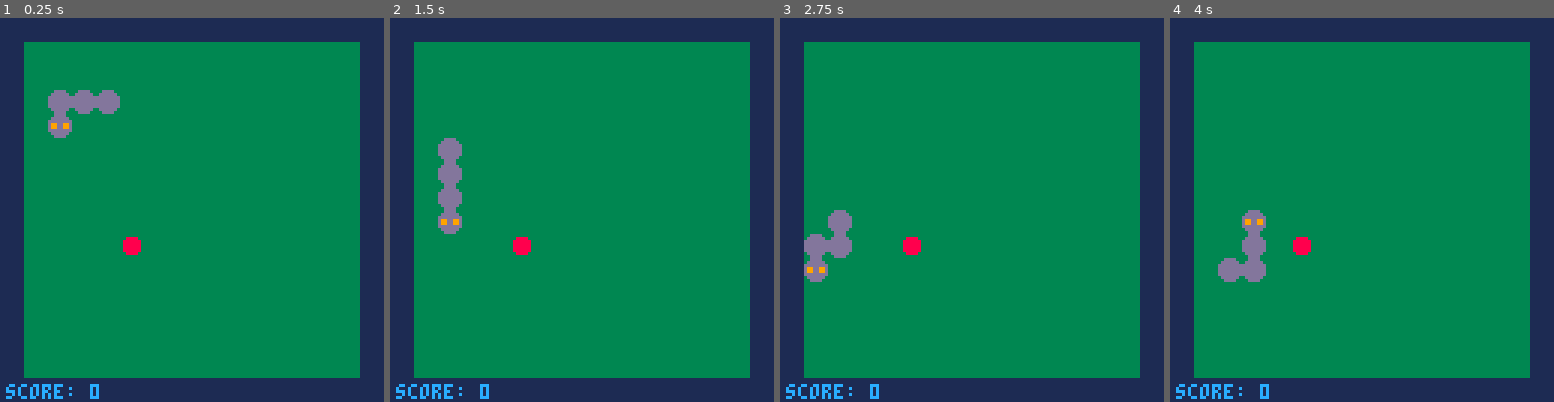
Above: before the commit, frames 1-4 (left to right).
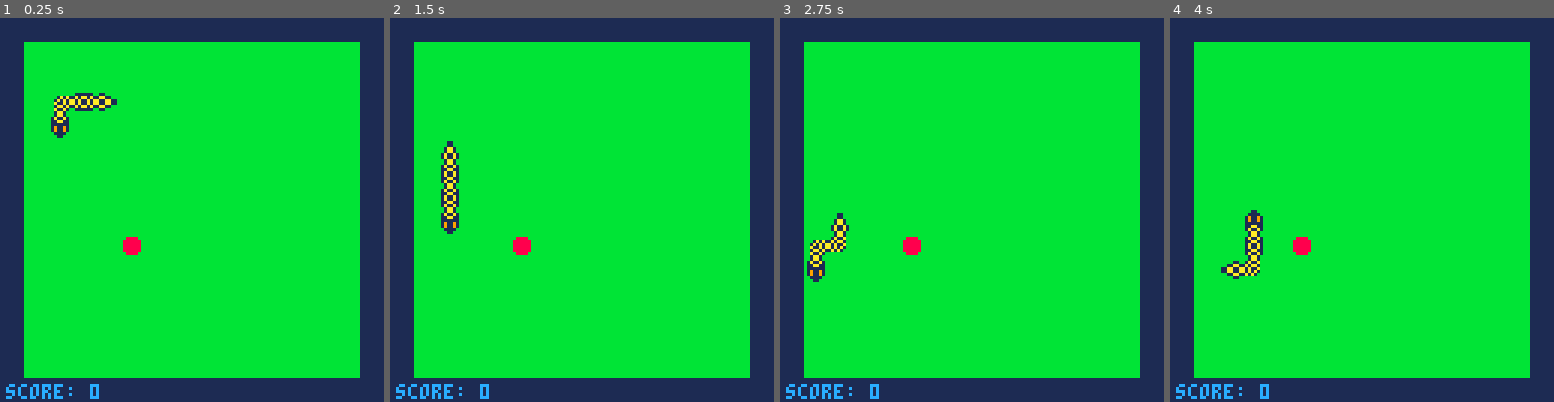
Above: after the commit, the same moments.

Repository: StefanoBisi/pico8-games
Game: PICO-8 cartridge sn8.p8
Two runs of this game, one before a commit and one after it. Both use one fixed random seed, a clock stepped at 60 frames per second and the inputs below.
Inputs:
- Up to frame 1 (0.25 s): no input
- Up to frame 2 (1.5 s): no input
- Up to frame 3 (2.75 s): hold Left 1.97-2.37 s; hold Down from 2.42 s (still down)
- Up to frame 4 (4 s): release Down at 2.82 s; hold Right 2.87-3.53 s; hold Up from 3.58 s (still down)

The runs differ from the first frame. In frame 1, 76% of the frame differs, in the area x 6-94%, y 6-94%; in frame 2, 76%; in frame 3, 76%; in frame 4, 76%.

Commit message:
SN8: improved the snake's graphic

Diff:
--- a/sn8.p8
+++ b/sn8.p8
@@ -3,11 +3,11 @@
 __lua__
 #include src/sn8.lua
 __gfx__
-33dddd3333dddd333333333333333333000000000000000000000000000000000000000000000000000000000000000000000000000000000000000000000000
-3dddddd33dddddd33388883333aaaa33000000000000000000000000000000000000000000000000000000000000000000000000000000000000000000000000
-dddddddddddddddd388888833aaaaaa3000000000000000000000000000000000000000000000000000000000000000000000000000000000000000000000000
-d99dd99ddddddddd388888833aaaaaa3000000000000000000000000000000000000000000000000000000000000000000000000000000000000000000000000
-d99dd99ddddddddd388888833aaaaaa3000000000000000000000000000000000000000000000000000000000000000000000000000000000000000000000000
-dddddddddddddddd388888833aaaaaa3000000000000000000000000000000000000000000000000000000000000000000000000000000000000000000000000
-3dddddd33dddddd33388883333aaaa33000000000000000000000000000000000000000000000000000000000000000000000000000000000000000000000000
-33dddd3333dddd333333333333333333000000000000000000000000000000000000000000000000000000000000000000000000000000000000000000000000
+bbbbbbbbbbbbbbbbbbbbbbbbbbbbbbbbbbbbbbbbb555555bbb1aa1bbbbb11bbbbbbbbbbbbb1aa1bb000000000000000000000000000000000000000000000000
+bb11111bb111111bbb8888bbbbaaaabbbbbbbbbb55555555b1a11a1bbb1111bbb11bbbbbb1a11a1b000000000000000000000000000000000000000000000000
+b19911a11a1aa1a1b888888bbaaaaaab1a1a1bbb55555555b11aa11bb191191b1aa11bbbb1a11a1b000000000000000000000000000000000000000000000000
+11111a1aa1a11a1ab888888bbaaaaaaba1a1a1bb55555555b1a11a1bb191191ba11aa11bbb1aa1bb000000000000000000000000000000000000000000000000
+11111a1aa1a11a1ab888888bbaaaaaaba1a11abb55555555b1a11a1bb111111ba11aa11bbb1aa1bb000000000000000000000000000000000000000000000000
+b19911a11a1aa1a1b888888bbaaaaaab1a1aa1bb55555555b11aa11bb11aa11b1aa11bbbbbb11bbb000000000000000000000000000000000000000000000000
+bb11111bb111111bbb8888bbbbaaaabbb1a11abb55555555b1a11a1bb1a11a1bb11bbbbbbbb11bbb000000000000000000000000000000000000000000000000
+bbbbbbbbbbbbbbbbbbbbbbbbbbbbbbbbbb1aa1bbb555555bbb1aa1bbbb1aa1bbbbbbbbbbbbbbbbbb000000000000000000000000000000000000000000000000
--- a/src/sn8.lua
+++ b/src/sn8.lua
@@ -5,12 +5,12 @@
 function generate_fruit()
   -- The fruit kind is used also to determine its sprite
   fruit={}
-  fruit.kind = 2 -- red kind, the default
+  fruit.kind = red_fruit_sprite -- the default
   golden_fruit_counter = 0
   if score > 0 and score % 9 == 0 then
     -- Sometimes a golden fruit might be generated
     if (flr(rnd(9)) +1) % 3 == 0 then
-      fruit.kind = 3
+      fruit.kind = golden_fruit_sprite
       golden_fruit_counter = 150 -- Roughly 5 seconds to get the golden fruit
     end
   end
@@ -36,12 +36,22 @@
 end
 
 function _init()
+  snake_head_h_sprite = 0
+  snake_head_v_sprite = 7
+  snake_body_h_sprite = 1
+  snake_body_v_sprite = 6
+  snake_body_d_sprite = 4
+  snake_tail_h_sprite = 8
+  snake_tail_v_sprite = 9
+  red_fruit_sprite = 2
+  golden_fruit_sprite = 3
+  wall_sprite = 5
   head={x=16, y=32}
   tail={}
   add(tail, {x=16,y=24})
   add(tail, {x=24,y=24})
   add(tail, {x=32,y=24})
-  dir={x=0, y=8}
+  snake_direction={x=0, y=8}
   speed=11
   move_counter=0
   score=0
@@ -53,9 +63,9 @@
   dest.y = source.y
 end
 
-function _update()
+function update_game()
   if gameover then
-    dir={x=0, y=0}
+    snake_direction={x=0, y=0}
     return
   end
   -- check input
@@ -64,19 +74,19 @@
   -- the head should go
   --    left
   if btn(0) and tail[1].x >= head.x then
-    dir={x=-8, y=0}
+    snake_direction={x=-8, y=0}
   end
   --    right
   if btn(1) and tail[1].x <= head.x then
-    dir={x=8, y=0}
+    snake_direction={x=8, y=0}
   end
   --    up
   if btn(2) and tail[1].y >= head.y then
-    dir={x=0, y=-8}
+    snake_direction={x=0, y=-8}
   end
   --    down
   if btn(3) and tail[1].y <= head.y then
-    dir={x=0, y=8}
+    snake_direction={x=0, y=8}
   end
   -- update the position
   -- Increases the move counter
@@ -97,8 +107,8 @@
     end
     copy_pos(head, tail[1])
     -- update head position
-    head.x += dir.x
-    head.y += dir.y
+    head.x += snake_direction.x
+    head.y += snake_direction.y
     -- add new part of tail
     if new_tail then add(tail, new_tail) end
   end
@@ -119,7 +129,7 @@
   if hit(head, fruit) then
     -- Red fruits (sprite 2) grant 3 point
     -- Gellow fruits (sprite 3) grant 9 point
-    score += ((fruit.kind==2)
+    score += ((fruit.kind == red_fruit_sprite)
       and 3 or 9
     )
     generate_fruit()
@@ -139,10 +149,101 @@
   end
 end
 
+function _update()
+  update_game()
+end
+
+function draw_snake()
+  if head.y == tail[1].y and head.x < tail[1].x then
+    spr(snake_head_h_sprite, head.x, head.y) -- left
+  elseif head.y == tail[1].y and head.x > tail[1].x then
+    spr(snake_head_h_sprite, head.x, head.y, 1, 1, true, false) -- right
+  elseif head.x == tail[1].x and head.y < tail[1].y then
+    spr(snake_head_v_sprite, head.x, head.y) -- up
+  elseif head.x == tail[1].x and head.y > tail[1].y then
+    spr(snake_head_v_sprite, head.x, head.y, 1, 1, false, true) -- down
+  end
+
+  local function draw_snake_body(pos, prev_pos, next_pos)
+    if prev_pos.y == pos.y then
+      -- previous on the left/right
+      if next_pos.y == pos.y then
+        -- horizontal
+        spr(snake_body_h_sprite, pos.x, pos.y)
+      else
+        if prev_pos.x < pos.x and next_pos.y > pos.y then
+          -- H T
+          --   T
+          spr(snake_body_d_sprite, pos.x, pos.y)
+        elseif prev_pos.x < pos.x and next_pos.y < pos.y then
+          --   T
+          -- H T
+          spr(snake_body_d_sprite, pos.x, pos.y, 1, 1, false, true)
+        elseif prev_pos.x > pos.x and next_pos.y > pos.y then
+          -- T H
+          -- T
+          spr(snake_body_d_sprite, pos.x, pos.y, 1, 1, true, false)
+        elseif prev_pos.x > pos.x and next_pos.y < pos.y then
+          -- T
+          -- T H
+          spr(snake_body_d_sprite, pos.x, pos.y, 1, 1, true, true)
+        end
+      end
+    else
+      -- previous up or down
+      if next_pos.x == pos.x then
+        -- vertical
+        spr(snake_body_v_sprite, pos.x, pos.y)
+      else
+        if prev_pos.y > pos.y and next_pos.x < pos.x then
+          -- T T
+          --   H
+          spr(snake_body_d_sprite, pos.x, pos.y)
+        elseif prev_pos.y < pos.y and next_pos.x < pos.x then
+          --   H
+          -- T T
+          spr(snake_body_d_sprite, pos.x, pos.y, 1, 1, false, true)
+        elseif prev_pos.y > pos.y and next_pos.x > pos.x then
+          -- T T
+          -- H
+          spr(snake_body_d_sprite, pos.x, pos.y, 1, 1, true, false)
+        elseif prev_pos.y < pos.y and next_pos.x > pos.x then
+          -- H
+          -- T T
+          spr(snake_body_d_sprite, pos.x, pos.y, 1, 1, true, true)
+        end
+      end
+    end
+  end
+  -- First tail block
+  draw_snake_body(tail[1], head, tail[2])
+  -- Central tail blocks
+  for i=2, #tail-1 do
+    draw_snake_body(tail[i], tail[i-1], tail[i+1])
+  end
+  -- Last tail block
+  tail_end = tail[#tail]
+  tail_prev = tail[#tail-1]
+  if tail_end.y == tail_prev.y and tail_end.x > tail_prev.x then
+    spr(snake_tail_h_sprite, tail_end.x, tail_end.y)
+  elseif tail_end.y == tail_prev.y and tail_end.x < tail_prev.x then
+    spr(snake_tail_h_sprite, tail_end.x, tail_end.y, 1, 1, true, false)
+  elseif tail_end.x == tail_prev.x and tail_end.y > tail_prev.y then
+    spr(snake_tail_v_sprite, tail_end.x, tail_end.y)
+  else
+    spr(snake_tail_v_sprite, tail_end.x, tail_end.y, 1, 1, false, true)
+  end
+
+  -- draw fruit
+  if fruit then
+    spr(fruit.kind, fruit.x, fruit.y)
+  end
+end
+
 function _draw()
   -- draw board
   rectfill(0, 0, 127, 127, 1)
-  rectfill(8, 8, 119, 119, 3)
+  rectfill(8, 8, 119, 119, 11)
 
   -- gameover check
   if gameover then
@@ -154,17 +255,5 @@
     -- print points
   print("score: "..score, 2, 122, 12)
 
-  -- draw snake
-  spr(0, head.x, head.y)
-  foreach(
-  tail,
-    function (p)
-      spr(1, p.x, p.y)
-    end
-  )
-
-  -- draw fruit
-  if fruit then
-    spr(fruit.kind, fruit.x, fruit.y)
-  end
-end
+  draw_snake()
+end
